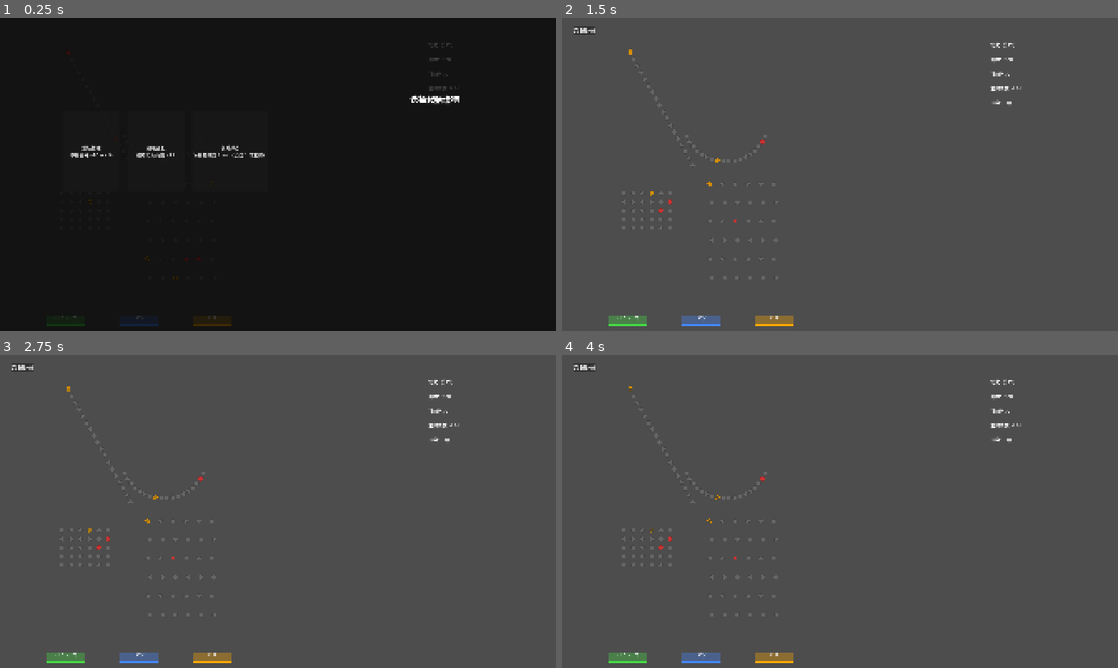
Above: before the commit, frames 1-4 (two rows, left to right).
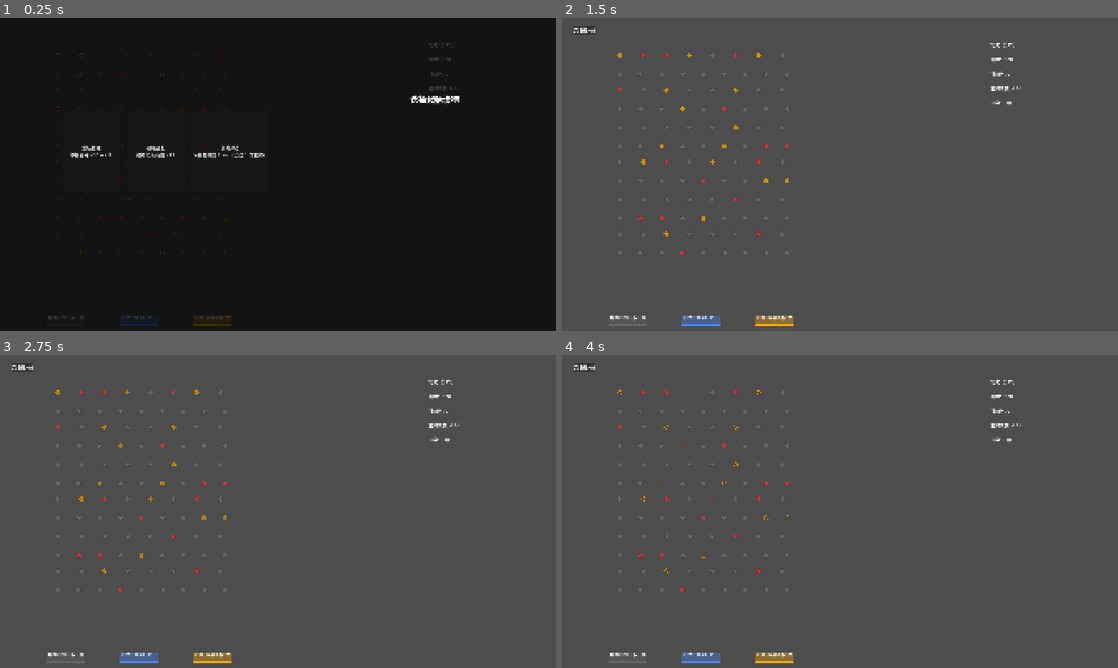
Above: after the commit, the same moments.

Repository: ever4Kenny/orb-foundry
Game: Godot game, scene res://scenes/main.tscn
Two runs of this game, one before a commit and one after it. Both use one fixed random seed, a clock stepped at 60 frames per second and the inputs below.
Inputs (mouse positions are in pixels of both pictures, inside the frame that each line leads up to):
- Up to frame 1 (0.25 s): no input
- Up to frame 2 (1.5 s): click (650, 152) at 0.5 s, where only the run before the commit has a clickable "重锤校准 中槽得分 +50 → +80"; click (878, 93) at 1.25 s, where only the run before the commit has a clickable "● 铁球 重·穿透peg"
- Up to frame 3 (2.75 s): tap Enter at 2 s; move the mouse to (400, 495) at 2.02 s; click (400, 495) at 2.17 s
- Up to frame 4 (4 s): tap Space at 2.75 s; drag from (728, 527) to (628, 658) at 2.77 s; tap Enter at 3.5 s; move the mouse to (895, 442) at 3.52 s; click (895, 442) at 3.67 s

The runs differ from the first frame. In frame 1, 0.3% of the frame differs, in the area x 8-42%, y 10-99%; in frame 2, 1.7%; in frame 3, 1.7%; in frame 4, 1.7%.

Commit message:
feat: sync board/ball config v2.1, ball_bonus slot, remove explosion, reroll signal

Diff:
--- a/resources/ball_config.json
+++ b/resources/ball_config.json
@@ -3,54 +3,79 @@
     {
       "id": "iron",
       "name": "铁球",
-      "desc": "重·穿透peg",
-      "color": "#666666",
+      "desc": "重·穿透peg（最多3次）",
+      "color": "#9aa3ad",
       "weight": 2.0,
-      "bounce": 0.3,
+      "bounce": 0.55,
       "radius": 14,
-      "tags": ["heavy", "metal"],
+      "tags": [
+        "heavy",
+        "pierce"
+      ],
       "effect": "pierce"
     },
     {
       "id": "crystal",
       "name": "水晶球",
       "desc": "轻·高弹跳",
-      "color": "#dddddd",
-      "weight": 0.5,
-      "bounce": 0.9,
+      "color": "#7fd9ff",
+      "weight": 0.7,
+      "bounce": 0.95,
       "radius": 14,
-      "tags": ["light", "crystal"],
+      "tags": [
+        "light",
+        "crystal"
+      ],
       "effect": "none"
     },
     {
       "id": "magnet",
       "name": "磁球",
-      "desc": "中·偏向奖励",
-      "color": "#4488ff",
+      "desc": "中·吸附奖励peg",
+      "color": "#c25cff",
       "weight": 1.0,
-      "bounce": 0.6,
+      "bounce": 0.65,
       "radius": 14,
-      "tags": ["medium", "electric"],
+      "tags": [
+        "medium",
+        "magnetic"
+      ],
       "effect": "magnet",
-      "magnet_target_tag": "metal",
-      "magnet_range": 200.0,
-      "magnet_force": 300.0
+      "magnet_target_tag": "bonus",
+      "magnet_range": 220.0,
+      "magnet_force": 350.0
     },
     {
       "id": "glass",
       "name": "玻璃球",
-      "desc": "中·撞6分裂",
-      "color": "#44dd66",
-      "weight": 1.0,
-      "bounce": 0.6,
+      "desc": "中·撞6次分裂",
+      "color": "#f4f1d4",
+      "weight": 0.9,
+      "bounce": 0.7,
       "radius": 14,
-      "tags": ["medium", "glass", "split"],
+      "tags": [
+        "medium",
+        "glass",
+        "split"
+      ],
       "effect": "split",
       "split_threshold": 6,
       "split_radius": 12
     }
   ],
-  "initial_bag": ["iron", "iron", "crystal", "crystal", "magnet", "glass"],
-  "refill_balls": ["iron", "crystal", "magnet", "glass"],
+  "initial_bag": [
+    "iron",
+    "iron",
+    "crystal",
+    "crystal",
+    "magnet",
+    "glass"
+  ],
+  "refill_balls": [
+    "iron",
+    "crystal",
+    "magnet",
+    "glass"
+  ],
   "draw_count": 3
 }
--- a/resources/board_layouts/default.json
+++ b/resources/board_layouts/default.json
@@ -2,63 +2,60 @@
   "board_width": 720,
   "board_height": 1080,
   "peg_radius": 7,
-  "peg_rows": [0.12, 0.18, 0.23, 0.29, 0.35, 0.41, 0.46, 0.52, 0.58, 0.64, 0.69, 0.75],
-  "peg_cols": [8, 9, 8, 9, 8, 9, 8, 9, 8, 9, 8, 9],
-  "patterns": [
-    {
-      "type": "line",
-      "count": 18,
-      "start": [0.16, 0.11],
-      "end": [0.46, 0.47]
-    },
-    {
-      "type": "arc",
-      "count": 18,
-      "center": [0.62, 0.32],
-      "radius": 150,
-      "start_degrees": 25,
-      "end_degrees": 155
-    },
-    {
-      "type": "block",
-      "rows": 5,
-      "cols": 6,
-      "start": [0.13, 0.56],
-      "spacing": [32, 30]
-    },
-    {
-      "type": "stagger",
-      "rows": [0.53, 0.59, 0.65, 0.71, 0.77, 0.83],
-      "cols": [6, 6, 6, 6, 6, 6],
-      "x_min_ratio": 0.48,
-      "x_max_ratio": 0.91
-    }
+  "peg_rows": [
+    0.12,
+    0.18,
+    0.23,
+    0.29,
+    0.35,
+    0.41,
+    0.46,
+    0.52,
+    0.58,
+    0.64,
+    0.69,
+    0.75
+  ],
+  "peg_cols": [
+    8,
+    9,
+    8,
+    9,
+    8,
+    9,
+    8,
+    9,
+    8,
+    9,
+    8,
+    9
   ],
   "peg_types": {
     "normal": {
       "color": "#666666",
       "score": 10,
       "disappear": true,
-      "tags": ["normal"]
+      "tags": [
+        "normal"
+      ]
     },
     "bonus": {
       "color": "#ffaa00",
-      "score": 25,
+      "score": 30,
       "disappear": true,
-      "tags": ["bonus", "metal"]
+      "tags": [
+        "bonus",
+        "metal"
+      ]
     },
     "danger": {
       "color": "#cc3333",
       "score": -5,
-      "speed_penalty": 0.8,
       "disappear": false,
-      "tags": ["danger"]
-    },
-    "explosion": {
-      "color": "#ff6600",
-      "score": 10,
-      "disappear": true,
-      "tags": ["normal", "explosive"]
+      "tags": [
+        "danger"
+      ],
+      "speed_penalty": 0.8
     }
   },
   "slots": [
@@ -68,17 +65,18 @@
       "y_offset": -36,
       "width": 132,
       "height": 32,
-      "effect": "score_multiplier",
-      "label": "×1.5 下一击"
+      "effect": "ball_bonus",
+      "elasticity_delta": 0.1,
+      "label": "弹性+10%（下一颗球）"
     },
     {
       "position": "center",
-      "x_ratio": 0.50,
+      "x_ratio": 0.5,
       "y_offset": -36,
       "width": 132,
       "height": 32,
       "effect": "score_bonus",
-      "label": "+50分"
+      "label": "+10分（R5时+25）"
     },
     {
       "position": "right",
@@ -87,7 +85,7 @@
       "width": 132,
       "height": 32,
       "effect": "ball_recovery",
-      "label": "+1球"
+      "label": "+1球（每轮最多1次）"
     }
   ]
 }
--- a/resources/relic_config.json
+++ b/resources/relic_config.json
@@ -32,10 +32,10 @@
     {
       "id": "R5",
       "name": "重锤校准",
-      "desc": "中槽得分 +50 → +80",
+      "desc": "中槽得分 +10 → +25",
       "trigger": "onSlotScore",
       "tag_filter": ["center"],
-      "effect": {"type": "score_override", "value": 80}
+      "effect": {"type": "score_override", "value": 25}
     },
     {
       "id": "R6",
--- a/resources/round_config.json
+++ b/resources/round_config.json
@@ -6,31 +6,26 @@
       "target_score": 600,
       "ball_count": 4,
       "mechanic": "combo",
-      "mechanic_desc": "连续击中灰色钉子获得连击加分：连击数-1 ×5分。击中金色或红色钉子中断连击。",
-      "bonus_peg_count": 4,
-      "danger_peg_count": 4
+      "bonus_peg_count": 15,
+      "danger_peg_count": 15
     },
     {
       "id": 2,
       "name": "第2轮",
       "target_score": 1400,
       "ball_count": 5,
-      "mechanic": "chain",
-      "mechanic_desc": "击中橙色爆炸钉子会摧毁80px范围内的钉子。被连锁摧毁的普通和金色钉子正常得分，但不会继续触发爆炸。",
-      "explosion_peg_count": 8,
-      "bonus_peg_count": 4,
-      "danger_peg_count": 5
+      "mechanic": "combo",
+      "bonus_peg_count": 15,
+      "danger_peg_count": 15
     },
     {
       "id": 3,
       "name": "第3轮",
       "target_score": 2400,
       "ball_count": 5,
-      "mechanic": "chain",
-      "mechanic_desc": "爆炸钉子回归！击中橙色爆炸钉摧毁80px范围内的钉子。本关爆炸钉较少（6个），需要配合升级效果。",
-      "explosion_peg_count": 6,
-      "bonus_peg_count": 4,
-      "danger_peg_count": 6
+      "mechanic": "combo",
+      "bonus_peg_count": 15,
+      "danger_peg_count": 15
     }
   ]
 }
--- a/scripts/ball_bag.gd
+++ b/scripts/ball_bag.gd
@@ -4,8 +4,10 @@
 extends Node
 
 signal bag_changed(available_balls: Array)
+signal reroll_used(remaining: int)
 
 var _entries: Array = []  # [{id: String, used: bool}]
+var reroll_remaining: int = 2
 
 func _ready() -> void:
 	_load_config()
@@ -33,6 +35,7 @@
 
 func reset() -> void:
 	_load_config()
+	reroll_remaining = 2
 
 func draw(n: int = 3) -> Array:
 	var avail = _entries.filter(func(e): return not e.used)
@@ -83,3 +86,10 @@
 
 func get_total_count() -> int:
 	return _entries.size()
+
+func reroll() -> bool:
+	if reroll_remaining <= 0:
+		return false
+	reroll_remaining -= 1
+	reroll_used.emit(reroll_remaining)
+	return true
--- a/scripts/board.gd
+++ b/scripts/board.gd
@@ -43,7 +43,6 @@
 	var round_data := RoundManager.get_round_data()
 	var bonus_left: int = round_data.get("bonus_peg_count", 0)
 	var danger_left: int = round_data.get("danger_peg_count", 0)
-	var explosion_left: int = round_data.get("explosion_peg_count", 0)
 	var total_pegs := peg_positions.size()
 
 	var special_indices: Array[int] = []
@@ -54,8 +53,6 @@
 	var bonus_indices := special_indices.slice(0, min(bonus_left, special_indices.size()))
 	var danger_start: int = bonus_indices.size()
 	var danger_indices := special_indices.slice(danger_start, min(danger_start + danger_left, special_indices.size()))
-	var explosion_start: int = danger_start + danger_indices.size()
-	var explosion_indices := special_indices.slice(explosion_start, min(explosion_start + explosion_left, special_indices.size()))
 	var peg_index := 0
 
 	for position in peg_positions:
@@ -63,7 +60,7 @@
 		peg.name = "Peg"
 		peg.set_script(PEG_SCRIPT)
 		peg.position = position
-		var peg_type := _pick_peg_type(peg_index, bonus_indices, danger_indices, explosion_indices)
+		var peg_type := _pick_peg_type(peg_index, bonus_indices, danger_indices)
 		peg.set("peg_radius", peg_radius)
 		peg.set("peg_type", peg_type)
 		peg.set("peg_tags", _get_peg_tags(peg_type))
@@ -200,13 +197,11 @@
 	peg_nodes.append(peg)
 	return peg
 
-func _pick_peg_type(index: int, bonus_indices: Array, danger_indices: Array, explosion_indices: Array) -> String:
+func _pick_peg_type(index: int, bonus_indices: Array, danger_indices: Array) -> String:
 	if index in bonus_indices:
 		return "bonus"
 	if index in danger_indices:
 		return "danger"
-	if index in explosion_indices:
-		return "explosion"
 	return "normal"
 
 func _get_peg_tags(peg_type: String) -> Array[String]:
--- a/scripts/slot.gd
+++ b/scripts/slot.gd
@@ -66,8 +66,10 @@
 	var base_score := 0
 	match slot_effect:
 		"score_bonus":
-			base_score = RelicManager.get_center_slot_score(50) if slot_position == "center" else 50
+			base_score = RelicManager.get_center_slot_score(10) if slot_position == "center" else 10
 			ScoreManager.add(base_score)
+		"ball_bonus":
+			ScoreManager.next_elasticity_boost += 0.10
 		"score_multiplier":
 			ScoreManager.next_score_multiplier = 1.5
 		"ball_recovery":
